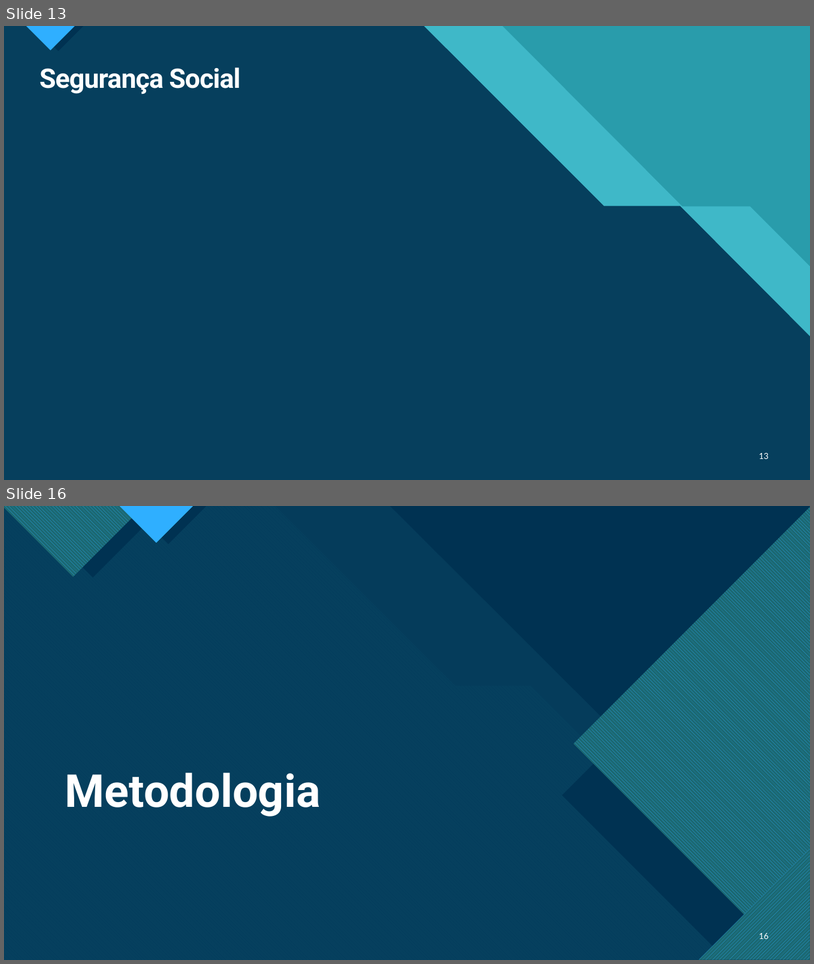
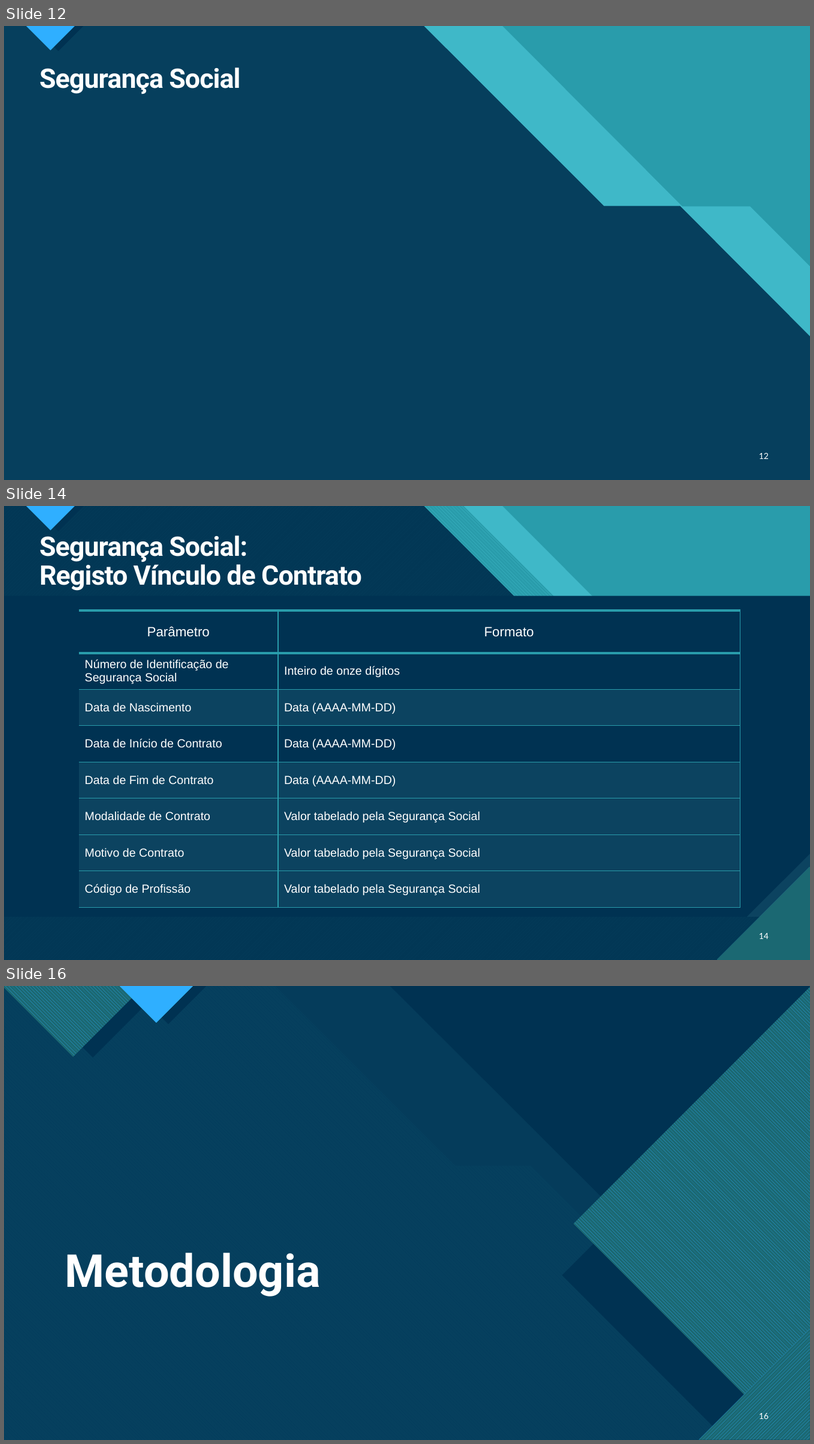
Before and after one commit to pedrocarrega/tese_mestrado_21-22, a slide deck: relatorio_preliminar/presentation.pptx. Shown one above the other, each under a label of ours: slides 13 and 16 before the commit, slides 12, 14 and 16 after it; the slides between them are not shown. The pictures are 814x964 and 814x1444 pixels, drawn with LibreOffice and Linux fonts; fonts in the diff are those of the drawing. Boxes give left, top, right and bottom in pixels: in the first picture for what was removed or moved away, otherwise in the second. Text is boxed around its words. In the diff, an @@ line names an element or a change of style, - is before the commit and + after.

```diff
--- a/relatorio_preliminar/presentation.pptx
+++ b/relatorio_preliminar/presentation.pptx
@@ slide 14 added at [4, 506, 810, 960], background #47C3D3; not listed: 17 template elements that a slide beside it also shows @@
@@ freeform shape added at [4, 506, 810, 960], fill pattern #47C3D3 on #1B6872 @@
@@ title added at [39, 535, 362, 591], 32 pt, text #FFFFFF, bold @@
+Segurança Social:
+Registo Vínculo de Contrato
@@ table added at [79, 610, 741, 907], 8 rows, 2 columns @@
+Parâmetro | Formato
+Número de Identificação de Segurança Social | Inteiro de onze dígitos
+Data de Nascimento | Data (AAAA-MM-DD)
+Data de Início de Contrato | Data (AAAA-MM-DD)
+Data de Fim de Contrato | Data (AAAA-MM-DD)
+Modalidade de Contrato | Valor tabelado pela Segurança Social
+Motivo de Contrato | Valor tabelado pela Segurança Social
+Código de Profissão | Valor tabelado pela Segurança Social
@@ page number added at [759, 933, 769, 939], 10 pt, text #FFFFFF @@
+14
@@ what was slide 13 is now slide 12 @@
@@ page number at [759, 453, 769, 459]: text changed @@
-13
+12
```
Also in this commit, not shown: 5 slides changed, 1 other slide added, 2 slides removed, 1 other file.
